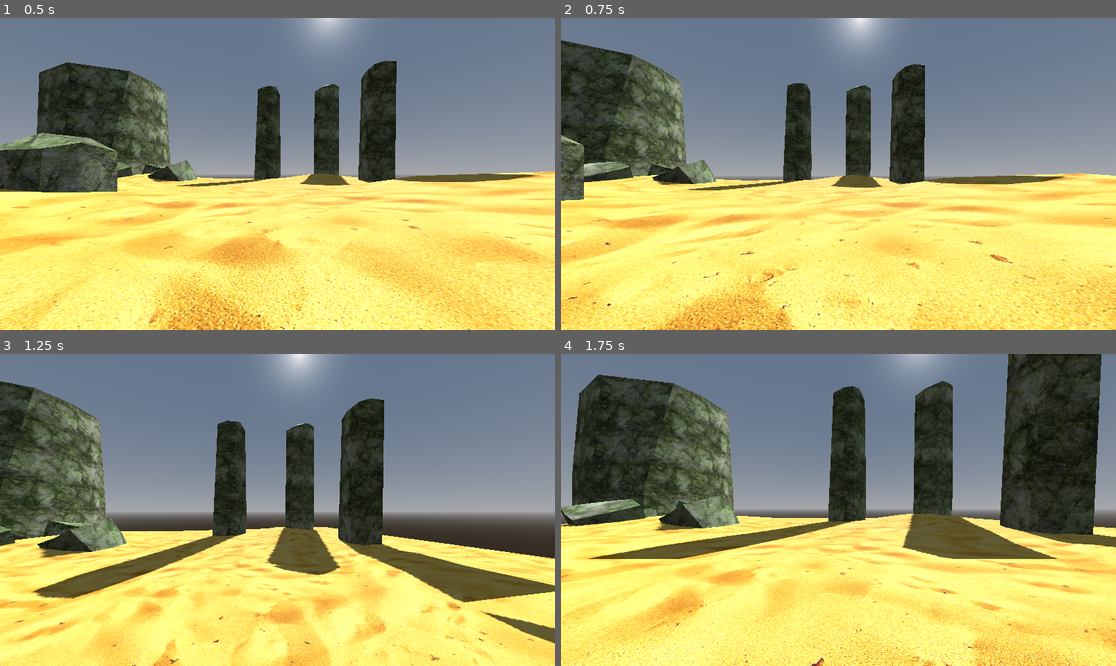
Above: before the commit, frames 1-4 (two rows, left to right).
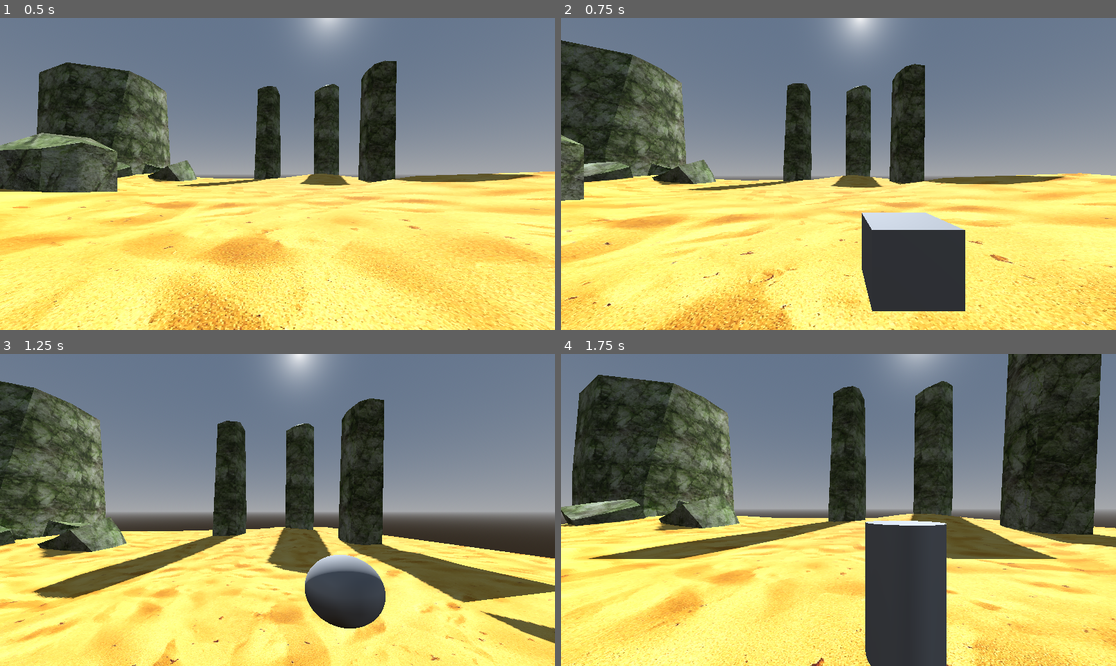
Above: after the commit, the same moments.

Repository: DavidWalshCode/Eldritch-Echoes
Game: Godot game, scene res://levels/level1.tscn
The game is run twice, just before and just after one commit, with the same random seed, the same clock (stepped at 60 frames per second) and the same inputs.
Inputs (mouse positions are in pixels of both pictures, inside the frame that each line leads up to):
- Up to frame 1 (0.5 s): no input
- Up to frame 2 (0.75 s): tap Enter at 0.5 s; move the mouse to (866, 174) at 0.52 s; hold W (move_forwards) from 0.53 s (still down); tap 1 at 0.6 s
- Up to frame 3 (1.25 s): keep holding W (move_forwards); tap Space (jump) at 0.77 s; tap 2 at 0.8 s
- Up to frame 4 (1.75 s): keep holding W (move_forwards); move the mouse to (810, 510) at 1.27 s; tap 2 at 1.35 s; tap Space (jump) at 1.52 s; tap 3 at 1.55 s

Frame 1 is identical in both runs. In frame 2, 5.6% of the frame differs, in the area x 54-73%, y 62-94%; in frame 3, 2.7%; in frame 4, 6.8%, in the area x 54-70%, y 53-100%.

Commit message:
Adding Weapon Manager

Diff:
--- /dev/null
+++ b/characters/damage_data.gd
@@ -0,0 +1,7 @@
+extends Node
+
+class_name DamageData
+
+var amount = 1
+#var damaged_by = null
+#var direction : Vector3
--- /dev/null
+++ b/characters/health_manager.gd
@@ -0,0 +1,40 @@
+extends Node3D
+
+@export var max_health = 100
+@onready var current_health = max_health
+@export var gib_at = -10
+@export var verbose = false
+
+signal died
+signal healed
+signal damaged
+signal gibbed
+signal health_changed(current_health, max_health)
+
+func _ready():
+	health_changed.emit(current_health, max_health)
+	if verbose:
+		print("Starting Health: %s/%s" % [current_health, max_health])
+
+func hurt(damage_data : DamageData):
+	if current_health <= 0:
+		return
+	current_health -= damage_data.amount
+	if current_health <= gib_at:
+		gibbed.emit()
+	if current_health <= 0:
+		died.emit()
+	else:
+		damaged.emit()
+	health_changed.emit()
+	if verbose:
+		print("Damaged for %s, Health: %s/%s" % [damage_data.amount, current_health, max_health])
+
+func heal(amount : int):
+	if current_health <= 0:
+		return
+	current_health = clamp(current_health + amount, 0, max_health)
+	healed.emit()
+	health_changed.emit(current_health, max_health)
+	if verbose:
+		print("Healed for %s, Health: %s/%s" % [amount, current_health, max_health])
--- /dev/null
+++ b/characters/health_manager.tscn
@@ -0,0 +1,7 @@
+[gd_scene load_steps=2 format=3 uid="uid://m5rjrq1bs3oo"]
+
+[ext_resource type="Script" path="res://characters/health_manager.gd" id="1_h718n"]
+
+[node name="HealthManager" type="Node3D"]
+script = ExtResource("1_h718n")
+verbose = true
--- a/characters/player/player.gd
+++ b/characters/player/player.gd
@@ -2,18 +2,49 @@
 
 @onready var camera_3d = $Camera3D # The $Camera3D is equivalent to get_node("Camera3D")
 @onready var character_mover = $CharacterMover
+@onready var health_manager = $HealthManager
+@onready var weapon_manager = $Camera3D/WeaponManager
 
 @export var mouse_sensitivity_h = 0.13 # Horizontal mouse sens
 @export var mouse_sensitivity_v = 0.13 # Vertical mouse sens
 
+const HOTKEYS = { # Hotkeys for weapon switching
+	KEY_1: 0, # 1 for melee weapon
+	KEY_2: 1, # 2 for machine gun
+	KEY_3: 2, # 3 for shotgun
+	KEY_4: 3, # 4 for rocket launcher
+	KEY_5: 4,
+	KEY_6: 5,
+	KEY_7: 6,
+	KEY_8: 7,
+	KEY_9: 8,
+	KEY_0: 9,
+}
+
+var dead = false
+
 func _ready():
 	Input.mouse_mode = Input.MOUSE_MODE_CAPTURED
+	health_manager.died.connect(kill)
+
 
 func _input(event):
+	if dead:
+		return
+
 	if event is InputEventMouseMotion:
 		rotation_degrees.y -= event.relative.x * mouse_sensitivity_h # Horizontal mouse look
 		camera_3d.rotation_degrees.x -= event.relative.y * mouse_sensitivity_v # Vertical mouse look
 		camera_3d.rotation_degrees.x = clamp(camera_3d.rotation_degrees.x, -90, 90) # Clamps mouse look to not be able to slip
+
+	if event is InputEventMouseButton and event.pressed:
+		if event.button_index == MOUSE_BUTTON_WHEEL_UP: # Mouse scroll up for previous weapon
+			weapon_manager.switch_to_previous_weapon()
+		if event.button_index == MOUSE_BUTTON_WHEEL_DOWN: # Mouse scroll down for next weapon
+			weapon_manager.switch_to_next_weapon()
+
+	if event is InputEventKey and event.pressed and event.keycode in HOTKEYS: # Use numbers (hotkeys) for weapon switching
+		weapon_manager.switch_to_weapon_slot(HOTKEYS[event.keycode])
 
 # Equivalent to update() in Unity, runs every frame
 func _process(delta):
@@ -28,9 +59,16 @@
 		else:
 			DisplayServer.window_set_mode(DisplayServer.WINDOW_MODE_FULLSCREEN)
 
+	if dead:
+		return
+
 	var input_dir = Input.get_vector("move_left", "move_right", "move_forwards", "move_backwards") # Currently 'WASD'
 	var move_dir = (transform.basis * Vector3(input_dir.x, 0, input_dir.y)).normalized()
 
 	character_mover.set_move_dir(move_dir)
 	if Input.is_action_just_pressed("jump"): # Currently 'Space'
 		character_mover.jump()
+
+func kill():
+	dead = true
+	character_mover.set_move_dir(Vector3.ZERO) # Make sure the player can't move when they die
--- a/characters/player/player.tscn
+++ b/characters/player/player.tscn
@@ -1,11 +1,21 @@
-[gd_scene load_steps=5 format=3 uid="uid://b3g4rtj8g2p3d"]
+[gd_scene load_steps=11 format=3 uid="uid://b3g4rtj8g2p3d"]
 
 [ext_resource type="Script" path="res://characters/player/player.gd" id="1_sw706"]
+[ext_resource type="Script" path="res://characters/player/weapon_manager.gd" id="2_c6p01"]
 [ext_resource type="PackedScene" uid="uid://d167a1bqe4u0o" path="res://characters/character_mover.tscn" id="2_k2lt6"]
+[ext_resource type="PackedScene" uid="uid://m5rjrq1bs3oo" path="res://characters/health_manager.tscn" id="3_c6yru"]
 
 [sub_resource type="CapsuleShape3D" id="CapsuleShape3D_xwpu4"]
 
 [sub_resource type="CapsuleMesh" id="CapsuleMesh_oe3gr"]
+
+[sub_resource type="BoxMesh" id="BoxMesh_q1ft4"]
+
+[sub_resource type="SphereMesh" id="SphereMesh_6xo04"]
+
+[sub_resource type="CylinderMesh" id="CylinderMesh_bq1pe"]
+
+[sub_resource type="CapsuleMesh" id="CapsuleMesh_5fi32"]
 
 [node name="Player" type="CharacterBody3D"]
 collision_layer = 2
@@ -23,4 +33,28 @@
 [node name="Camera3D" type="Camera3D" parent="."]
 transform = Transform3D(1, 0, 0, 0, 1, 0, 0, 0, 1, 0, 1.5, 0)
 
+[node name="WeaponManager" type="Node3D" parent="Camera3D"]
+transform = Transform3D(0.254703, 0, 0, 0, 0.222342, 0, 0, 0, 0.255777, 0.219509, -0.264904, -0.683624)
+script = ExtResource("2_c6p01")
+
+[node name="Weapons" type="Node3D" parent="Camera3D/WeaponManager"]
+
+[node name="Machete" type="MeshInstance3D" parent="Camera3D/WeaponManager/Weapons"]
+mesh = SubResource("BoxMesh_q1ft4")
+
+[node name="MachineGun" type="MeshInstance3D" parent="Camera3D/WeaponManager/Weapons"]
+visible = false
+mesh = SubResource("SphereMesh_6xo04")
+
+[node name="Shotgun" type="MeshInstance3D" parent="Camera3D/WeaponManager/Weapons"]
+visible = false
+mesh = SubResource("CylinderMesh_bq1pe")
+
+[node name="RocketLauncher" type="MeshInstance3D" parent="Camera3D/WeaponManager/Weapons"]
+visible = false
+mesh = SubResource("CapsuleMesh_5fi32")
+
 [node name="CharacterMover" parent="." instance=ExtResource("2_k2lt6")]
+
+[node name="HealthManager" parent="." instance=ExtResource("3_c6yru")]
+verbose = false
--- /dev/null
+++ b/characters/player/weapon_manager.gd
@@ -0,0 +1,50 @@
+extends Node3D
+
+@onready var weapons = $Weapons.get_children()
+var weapons_unlocked = []
+var current_slot = 0
+var current_weapon = null
+
+func _ready():
+	disable_all_weapons()
+	for _i in range(weapons.size()):
+		#weapons_unlocked.append(false)
+		weapons_unlocked.append(true)
+
+func disable_all_weapons():
+	for weapon in weapons:
+		if has_method("set_active"):
+			weapon.set_active(false)
+		else:
+			weapon.hide()
+
+func switch_to_previous_weapon():
+	for i in range(weapons.size()):
+		var wrapped_index = wrapi(current_slot - 1 - i, 0, weapons.size())
+		if switch_to_weapon_slot(wrapped_index):
+			break
+
+func switch_to_next_weapon():
+	for i in range(weapons.size()):
+		var wrapped_index = wrapi(current_slot + 1 + i, 0, weapons.size())
+		if switch_to_weapon_slot(wrapped_index):
+			break
+
+func switch_to_weapon_slot(slot_index: int)->bool:
+	if slot_index >= weapons.size() or slot_index < 0:
+		return false
+
+	if weapons_unlocked.size() == 0 or !weapons_unlocked[slot_index]:
+		return false
+
+	disable_all_weapons()
+
+	current_slot = slot_index
+	current_weapon = weapons[current_slot]
+
+	if has_method("set_active"):
+		current_weapon.set_active(true)
+	else:
+		current_weapon.show()
+
+	return true
